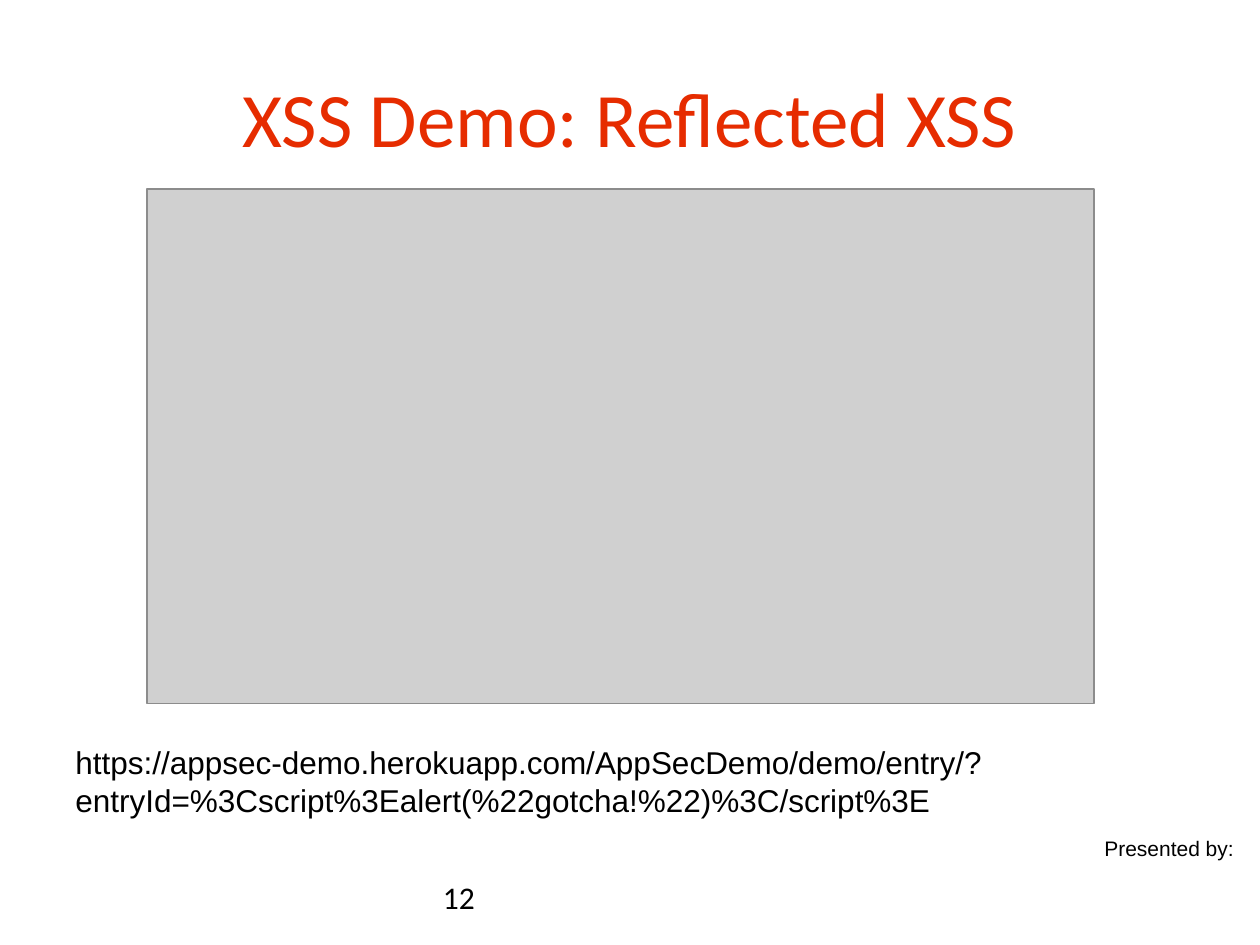
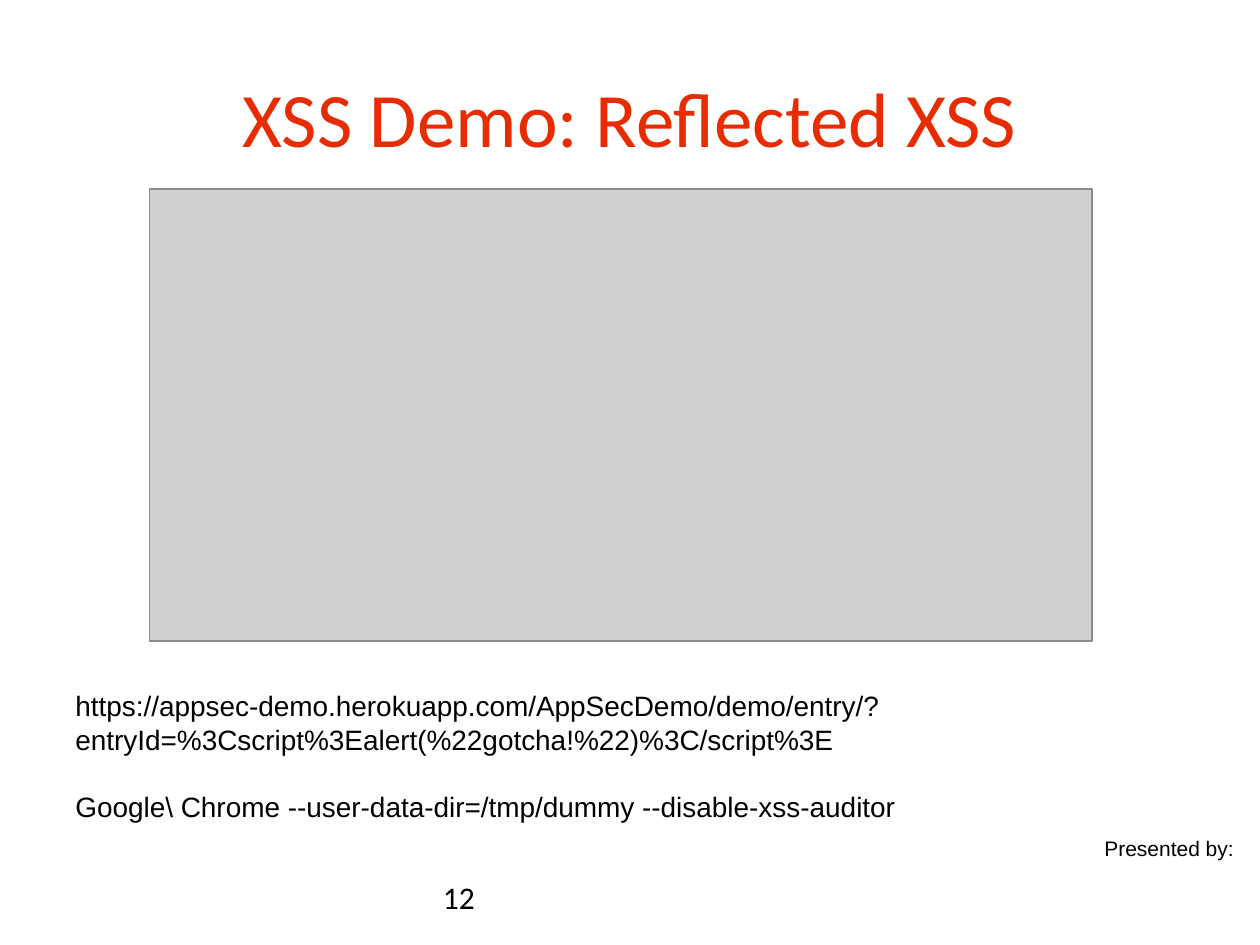
Before and after one commit to danielsomerfield/app-sec-presentation, a slide deck: slide 12 of AppSec Presentation Deck Day 4.ppt. Drawn at 1260x945 pixels with LibreOffice and Linux fonts; fonts in the diff are those of the drawing; grey boxes stand for pictures; background and template pictures are left out. Boxes give left, top, right and bottom in pixels: in the first picture for what was removed or moved away, otherwise in the second. Text is boxed around its words. In the diff, an @@ line names an element or a change of style, - is before the commit and + after.

```diff
--- a/AppSec Presentation Deck Day 4.ppt
+++ b/AppSec Presentation Deck Day 4.ppt
@@ picture: place and size @@
-picture at (147, 189, 1095, 703)
+picture at (150, 189, 1092, 641)
@@ text "https://appsec-demo.herokuapp.com/AppSecDemo/demo/entry/?ent ...": place and size @@
-text "https://appsec-demo.herokuapp.com/AppSecDemo/demo/entry/?ent ..." at (75, 751, 981, 818)
+text "https://appsec-demo.herokuapp.com/AppSecDemo/demo/entry/?ent ..." at (75, 695, 895, 822)
@@ text at (75, 695, 879, 755): size 18 to 16 pt in "https://appsec-demo.herokuapp.com/AppSecDemo/demo/entry/?ent ..." @@
@@ text at (75, 796, 895, 822): paragraph added @@
+Google\ Chrome --user-data-dir=/tmp/dummy --disable-xss-auditor
```
Also in this commit, not shown: 4 other slides changed, 4 slides added, 1 slide removed, 1 other file.
